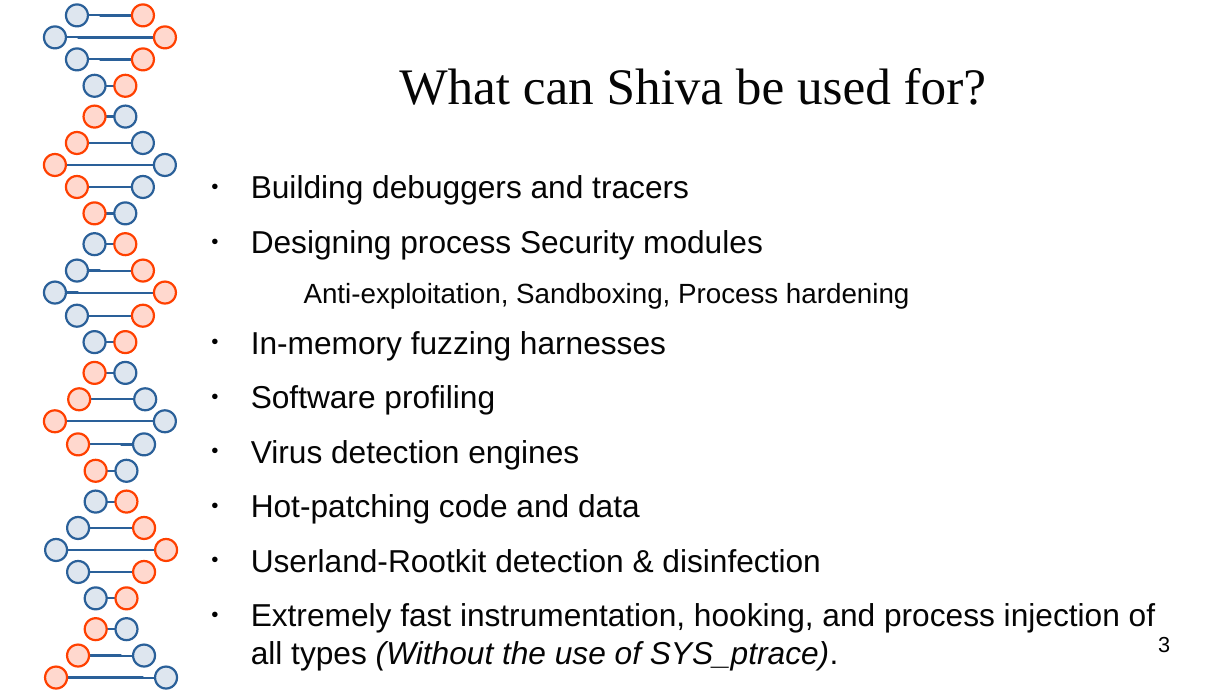
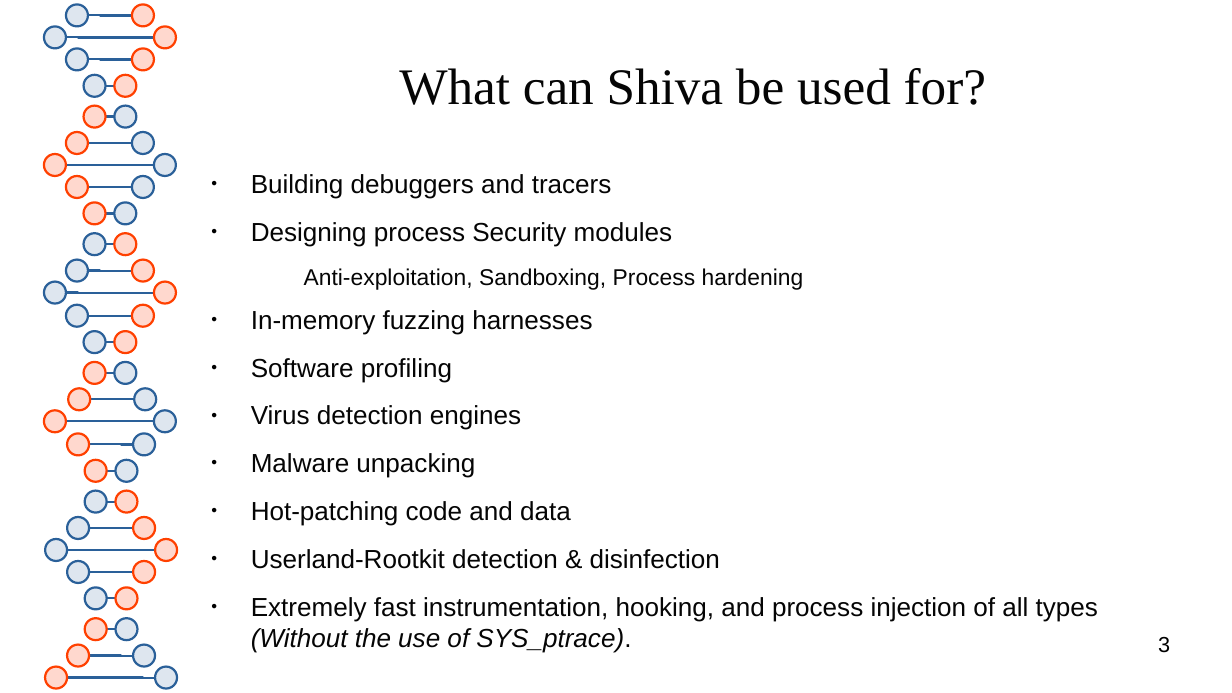
Before and after one commit to advanced-microcode-patching/shiva, a slide deck: slide 3 of presentation/shiva_runtime.odp. Drawn at 1232x693 pixels with LibreOffice and Linux fonts; fonts in the diff are those of the drawing. Boxes give left, top, right and bottom in pixels: in the first picture for what was removed or moved away, otherwise in the second. Text is boxed around its words. In the diff, an @@ line names an element or a change of style, - is before the commit and + after.

```diff
--- a/presentation/shiva_runtime.odp
+++ b/presentation/shiva_runtime.odp
@@ text at [251,174,1098,653]: size 20.4 to 16.8 pt in "Building debuggers and tracers", "Designing process Security modules", "In-memory fuzzing harnesses", "Software profiling" and 4 more places; size 17.9 to 14.7 pt in "Anti-exploitation, Sandboxing, Process hardening" @@
@@ text at [251,453,475,478]: paragraph added @@
+● Malware unpacking
```
Also in this commit, not shown: 4 other slides changed, 1 slide removed, 1 other file.
